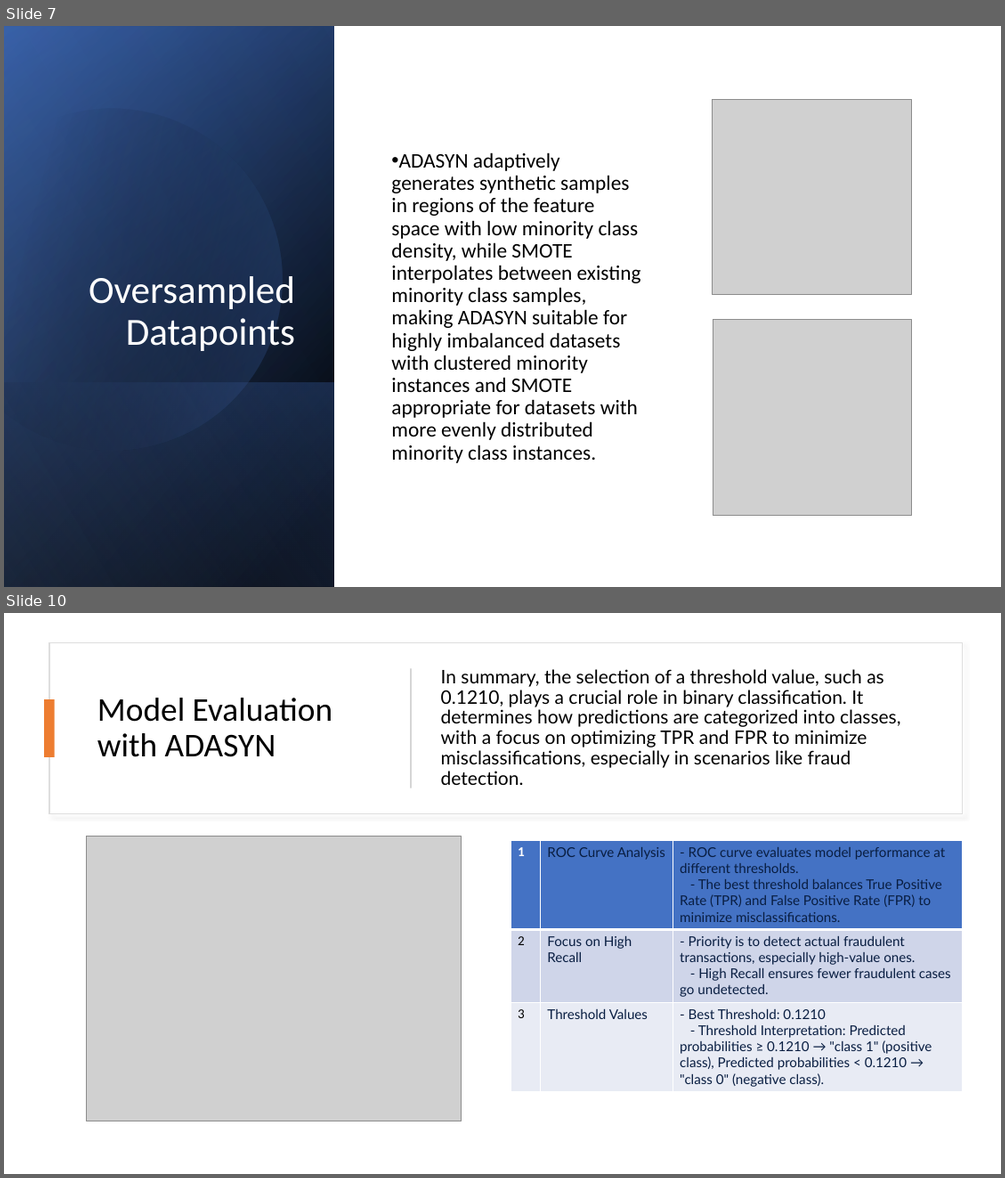
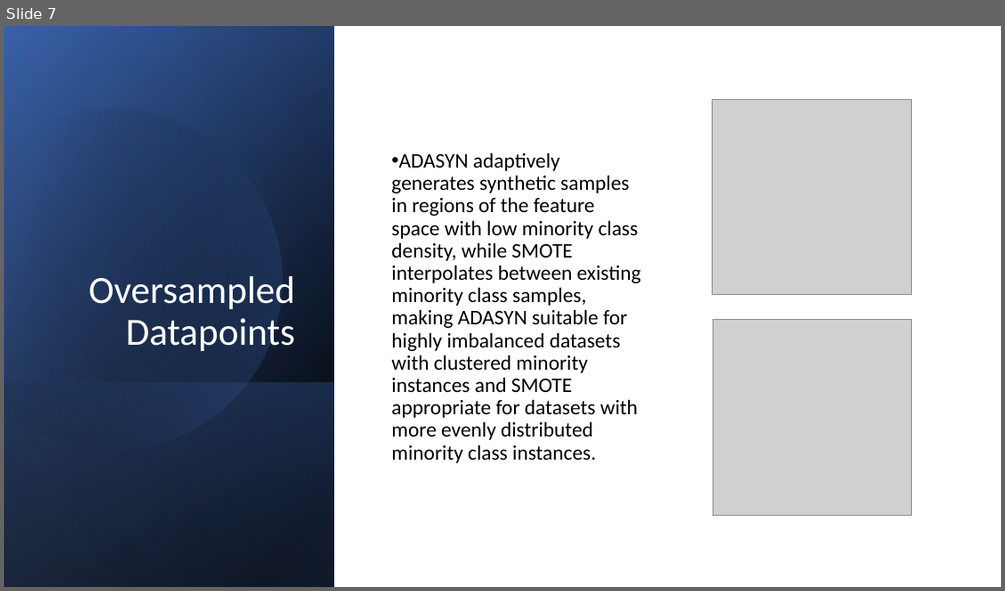
Before and after one commit to jagsrj/Credit_card_fraud_detection_ML, a slide deck: CreditCard_FraudDetection_MachingLearning.pptx. Shown one above the other, each under a label of ours: slides 7 and 10 before the commit, slide 7 after it; the slides between them are not shown. The pictures are 1005x1178 and 1005x591 pixels, drawn with LibreOffice and Linux fonts; fonts in the diff are those of the drawing; grey boxes stand for pictures. Boxes give left, top, right and bottom in pixels: in the first picture for what was removed or moved away, otherwise in the second. Text is boxed around its words. In the diff, an @@ line names an element or a change of style, - is before the commit and + after.

```diff
--- a/CreditCard_FraudDetection_MachingLearning.pptx
+++ b/CreditCard_FraudDetection_MachingLearning.pptx
@@ slide 10 removed at <box>4,613,1001,1174</box>, background #FFFFFF @@
@@ rectangle removed at <box>49,643,963,813</box> @@
@@ rectangle removed at <box>410,668,412,788</box> @@
@@ text removed at <box>441,669,901,785</box> @@
-In summary, the selection of a threshold value, such as 0.1210, plays a crucial role in binary classification. It determines how predictions are categorized into classes, with a focus on optimizing TPR and FPR to minimize misclassifications, especially in scenarios like fraud detection.
@@ rectangle removed at <box>44,699,55,757</box> @@
@@ title removed at <box>97,698,332,757</box> @@
-Model Evaluation with ADASYN
@@ picture removed at <box>86,835,461,1121</box> @@
@@ table removed at <box>511,840,963,1092</box>, 3 rows, 3 columns @@
-1 | ROC Curve Analysis | - ROC curve evaluates model performance at different thresholds. / - The best threshold balances True Positive Rate (TPR) and False Positive Rate (FPR) to minimize misclassifications.
-2 | Focus on High Recall | - Priority is to detect actual fraudulent transactions, especially high-value ones. / - High Recall ensures fewer fraudulent cases go undetected.
-3 | Threshold Values | - Best Threshold: 0.1210 / - Threshold Interpretation: Predicted probabilities ≥ 0.1210 → "class 1" (positive class), Predicted probabilities < 0.1210 → "class 0" (negative class).
```
Also in this commit, not shown: 3 slides changed, 2 slides added, 1 other slide removed, 1 other file.
